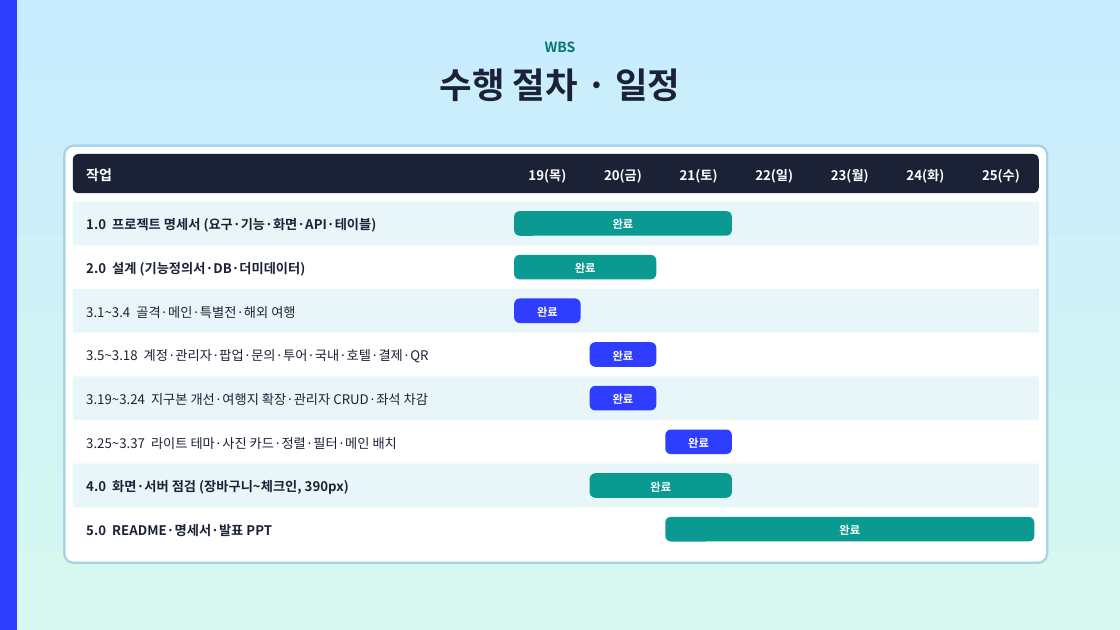
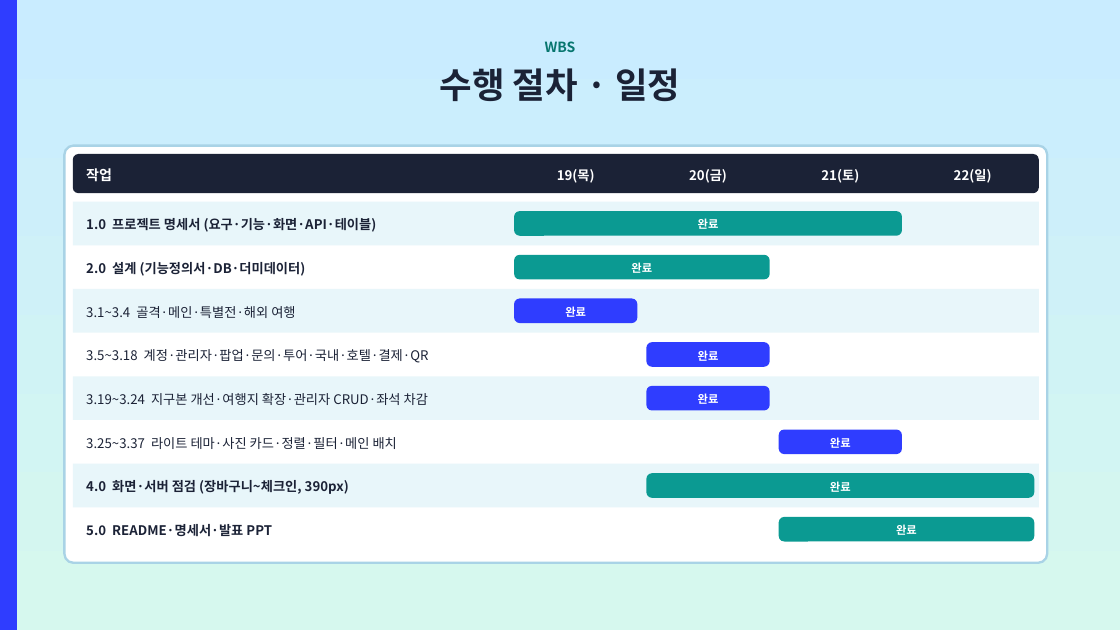
Before and after one commit to ho8566z/nado-gam_word, a slide deck: slide 21 of ppt_output/나도감_발표.pptx. Drawn at 1120x630 pixels with LibreOffice and Linux fonts; fonts in the diff are those of the drawing. Boxes give left, top, right and bottom in pixels: in the first picture for what was removed or moved away, otherwise in the second. Text is boxed around its words. In the diff, an @@ line names an element or a change of style, - is before the commit and + after.

Commit message:
문서(PPT): WBS 슬라이드를 11/19~11/22 기준으로 정리

```diff
--- a/ppt_output/나도감_발표.pptx
+++ b/ppt_output/나도감_발표.pptx
@@ text "19(목)": place and size @@
-text "19(목)" at (528,169,566,183)
+text "19(목)" at (557,169,595,183)
@@ text "20(금)": place and size @@
-text "20(금)" at (604,169,642,183)
+text "20(금)" at (689,169,727,183)
@@ text "21(토)": place and size @@
-text "21(토)" at (680,169,718,183)
+text "21(토)" at (821,169,859,183)
@@ text removed at (831,169,869,183) @@
-23(월)
@@ text removed at (906,169,944,183) @@
-24(화)
@@ text "22(일)": place and size @@
-text "22(일)" at (755,169,793,183)
+text "22(일)" at (954,169,992,183)
@@ text removed at (982,169,1020,183) @@
-25(수)
@@ text "완료": place and size @@
-text "완료" at (613,218,634,229)
+text "완료" at (698,218,719,229)
@@ rounded rectangle: place and size @@
-rounded rectangle at (514,211,732,236)
+rounded rectangle at (514,211,902,236)
@@ text "완료": place and size @@
-text "완료" at (575,262,596,273)
+text "완료" at (631,262,652,273)
@@ rounded rectangle: place and size @@
-rounded rectangle at (514,255,656,279)
+rounded rectangle at (514,255,770,279)
@@ text "완료": place and size @@
-text "완료" at (537,306,558,317)
+text "완료" at (565,306,586,317)
@@ rounded rectangle: place and size @@
-rounded rectangle at (514,298,581,323)
+rounded rectangle at (514,298,637,323)
@@ text "완료": place and size @@
-text "완료" at (613,350,634,361)
+text "완료" at (698,350,719,361)
@@ rounded rectangle: place and size @@
-rounded rectangle at (590,342,656,367)
+rounded rectangle at (646,342,769,367)
@@ text "완료": place and size @@
-text "완료" at (613,393,634,404)
+text "완료" at (698,393,719,404)
@@ rounded rectangle: place and size @@
-rounded rectangle at (590,386,656,410)
+rounded rectangle at (646,386,769,410)
@@ text "완료": place and size @@
-text "완료" at (688,437,709,448)
+text "완료" at (830,437,851,448)
@@ rounded rectangle: place and size @@
-rounded rectangle at (665,430,732,454)
+rounded rectangle at (778,430,902,454)
@@ text "완료": place and size @@
-text "완료" at (650,481,671,492)
+text "완료" at (830,481,851,492)
@@ rounded rectangle: place and size @@
-rounded rectangle at (590,473,732,498)
+rounded rectangle at (646,473,1034,498)
@@ text "완료": place and size @@
-text "완료" at (839,524,860,535)
+text "완료" at (896,524,917,535)
@@ rounded rectangle: place and size @@
-rounded rectangle at (665,517,1034,542)
+rounded rectangle at (778,517,1034,542)
```
